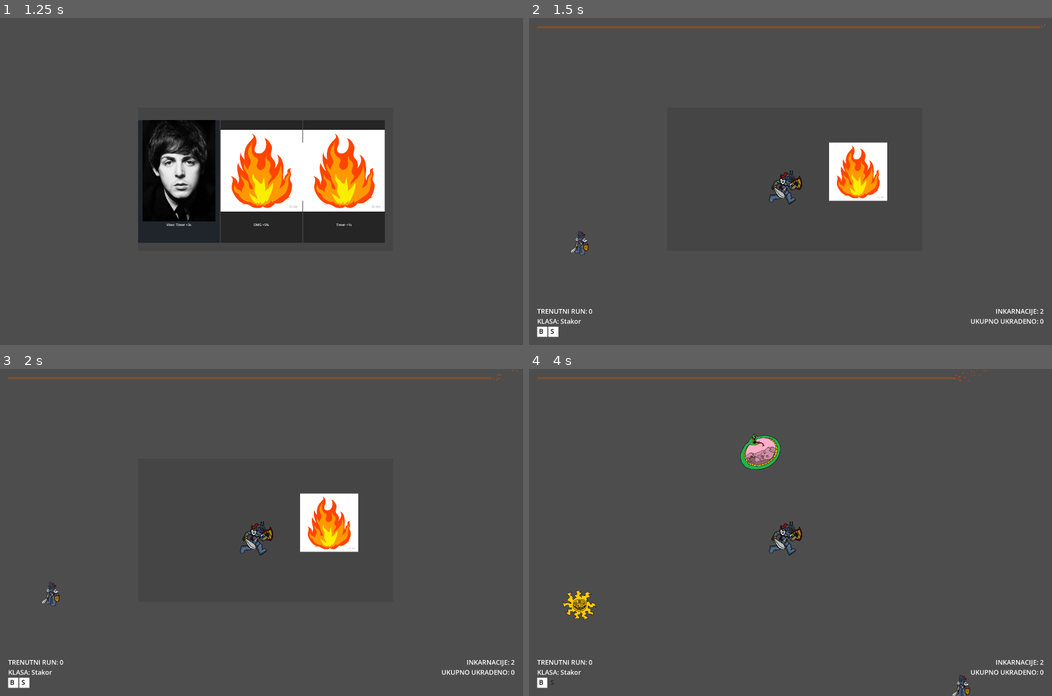
Above: before the commit, frames 1-4 (two rows, left to right).
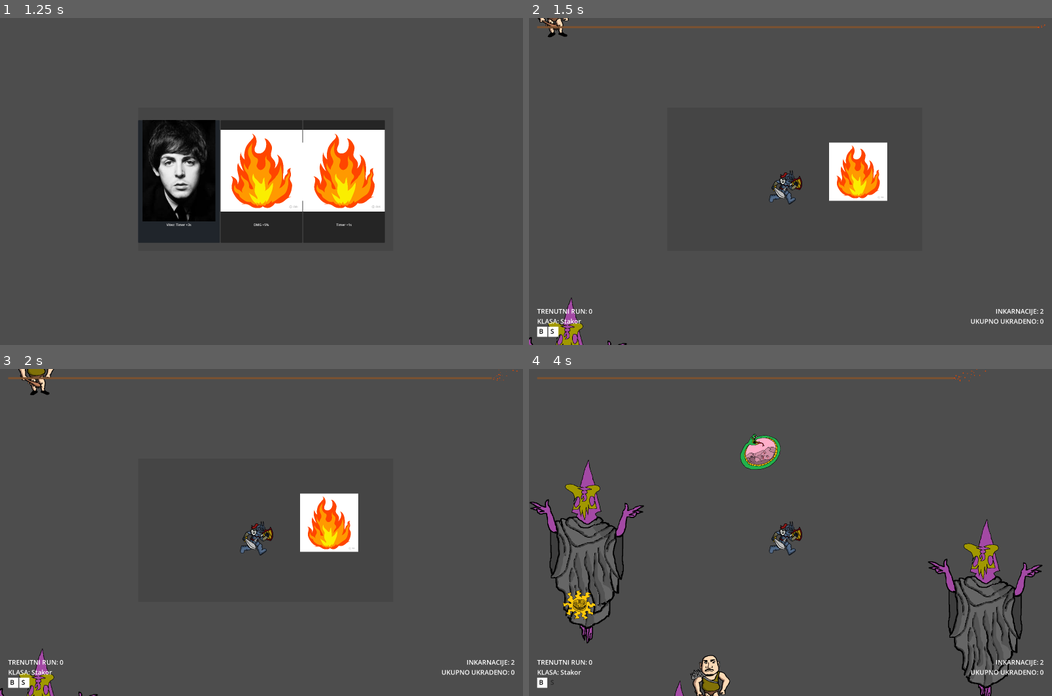
Above: after the commit, the same moments.

Repository: bornajosipovic/game_jam_algebra_26
Game: Godot game, scene res://scenes/ui/StartScreen.tscn
Two runs of this game, one before a commit and one after it. Both use one fixed random seed, a clock stepped at 60 frames per second and the inputs below. The engine's default icon, where the game draws it, is replaced by a stand-in: a white triangle on a blue panel in a dark square. Sound files missing from this copy of the repository are replaced by a short silence.
Inputs (mouse positions are in pixels of both pictures, inside the frame that each line leads up to):
- Up to frame 1 (1.25 s): click "PLAY" at 0.5 s
- Up to frame 2 (1.5 s): click (706, 181) at 1.25 s
- Up to frame 3 (2 s): no input
- Up to frame 4 (4 s): move the mouse to (905, 516) at 2.02 s; press the mouse at (905, 516) at 2.03 s; hold D (move_right) 2.03-2.78 s; move the mouse to (685, 548) at 2.77 s; release the mouse at (685, 548) at 2.78 s; hold S (move_down) 2.78-3.53 s; tap Space (special_attack) at 2.85 s; move the mouse to (842, 460) at 3.52 s; press the mouse at (842, 460) at 3.53 s; hold D (move_right) from 3.53 s (still down)

Frame 1 is identical in both runs. In frame 2, 0.7% of the frame differs, in the area x 0-19%, y 0-100%; in frame 3, 0.9%; in frame 4, 7.0%, in the area x 0-99%, y 27-100%.
Error after the commit: Cannot call method 'get_children' on a null value. (res://scripts/autoload/SpawnManager.gd:116)

Commit message:
dodani frameovi za enemyje

Diff:
--- a/project.godot
+++ b/project.godot
@@ -19,6 +19,7 @@
 
 GameManager="*uid://dlcxxaftnpigc"
 UpgradeManager="*uid://cku187p0ktset"
+SpawnManager="*uid://crfbsiw6n8er6"
 
 [display]
 
--- a/scenes/enemies/Demon.tscn
+++ b/scenes/enemies/Demon.tscn
@@ -2,9 +2,9 @@
 
 [ext_resource type="Script" uid="uid://kyrtctcee4b2" path="res://scripts/enemies/Demon.gd" id="1_heald"]
 [ext_resource type="AudioStream" uid="uid://vkl3qsims015" path="res://assets/audio/demonGetsHit.mp3" id="2_4dvkv"]
-[ext_resource type="Texture2D" uid="uid://ucgbxjj5seor" path="res://assets/animations/knight/IDLE_VITEZ_4.png" id="2_heald"]
 [ext_resource type="AudioStream" uid="uid://coo8p86fv4kbv" path="res://assets/audio/demonDie.wav" id="3_0hs7r"]
 [ext_resource type="AudioStream" uid="uid://cas1j1ud8wyg5" path="res://assets/audio/demonHits.wav" id="4_wmd5e"]
+[ext_resource type="Texture2D" uid="uid://dt6hilvnvgxsw" path="res://assets/sprites/enemies/demon_sprites_spaced.png" id="5_4dvkv"]
 
 [sub_resource type="CircleShape2D" id="CircleShape2D_i0qgb"]
 radius = 214.04906
@@ -12,36 +12,22 @@
 [sub_resource type="CircleShape2D" id="CircleShape2D_4dvkv"]
 radius = 215.11392
 
-[sub_resource type="AtlasTexture" id="AtlasTexture_f6x8y"]
-atlas = ExtResource("2_heald")
-region = Rect2(0, 0, 250, 256)
+[sub_resource type="AtlasTexture" id="AtlasTexture_0hs7r"]
+atlas = ExtResource("5_4dvkv")
+region = Rect2(0, 0, 1372, 1638)
 
-[sub_resource type="AtlasTexture" id="AtlasTexture_i0qgb"]
-atlas = ExtResource("2_heald")
-region = Rect2(250, 0, 250, 256)
-
-[sub_resource type="AtlasTexture" id="AtlasTexture_4dvkv"]
-atlas = ExtResource("2_heald")
-region = Rect2(500, 0, 250, 256)
-
-[sub_resource type="AtlasTexture" id="AtlasTexture_0hs7r"]
-atlas = ExtResource("2_heald")
-region = Rect2(750, 0, 250, 256)
+[sub_resource type="AtlasTexture" id="AtlasTexture_wmd5e"]
+atlas = ExtResource("5_4dvkv")
+region = Rect2(1372, 0, 1372, 1638)
 
 [sub_resource type="SpriteFrames" id="SpriteFrames_heald"]
 animations = [{
 "frames": [{
 "duration": 1.0,
-"texture": SubResource("AtlasTexture_f6x8y")
+"texture": SubResource("AtlasTexture_0hs7r")
 }, {
 "duration": 1.0,
-"texture": SubResource("AtlasTexture_i0qgb")
-}, {
-"duration": 1.0,
-"texture": SubResource("AtlasTexture_4dvkv")
-}, {
-"duration": 1.0,
-"texture": SubResource("AtlasTexture_0hs7r")
+"texture": SubResource("AtlasTexture_wmd5e")
 }],
 "loop": true,
 "name": &"idle",
--- a/scenes/enemies/Hooligan.tscn
+++ b/scenes/enemies/Hooligan.tscn
@@ -1,16 +1,38 @@
 [gd_scene format=3 uid="uid://bggmhuxag1rpa"]
 
 [ext_resource type="Script" uid="uid://0ek2adi0dtt0" path="res://scripts/enemies/Hooligan.gd" id="1_d0gis"]
-[ext_resource type="Texture2D" uid="uid://dxv65p6s3nk87" path="res://assets/sprites/enemies_proba/hooligan.jpg" id="2_3uax0"]
 [ext_resource type="AudioStream" uid="uid://b2heju6ov7tjq" path="res://assets/audio/bruteGetsHit.wav" id="2_hpqmx"]
 [ext_resource type="AudioStream" uid="uid://bkvbiaycdfoth" path="res://assets/audio/bruteDies.wav" id="3_6uco8"]
 [ext_resource type="AudioStream" uid="uid://g3h4ehunniro" path="res://assets/audio/bruteHits.wav" id="4_6wj6n"]
+[ext_resource type="Texture2D" uid="uid://d3pmqyv16ev3e" path="res://assets/sprites/enemies/hooligan_sprites_spaced.png" id="5_hpqmx"]
 
 [sub_resource type="CircleShape2D" id="CircleShape2D_4hgtw"]
 radius = 296.13678
 
 [sub_resource type="CircleShape2D" id="CircleShape2D_hpqmx"]
 radius = 299.22064
+
+[sub_resource type="AtlasTexture" id="AtlasTexture_6uco8"]
+atlas = ExtResource("5_hpqmx")
+region = Rect2(0, 0, 579, 546)
+
+[sub_resource type="AtlasTexture" id="AtlasTexture_6wj6n"]
+atlas = ExtResource("5_hpqmx")
+region = Rect2(579, 0, 579, 546)
+
+[sub_resource type="SpriteFrames" id="SpriteFrames_3qj4t"]
+animations = [{
+"frames": [{
+"duration": 1.0,
+"texture": SubResource("AtlasTexture_6uco8")
+}, {
+"duration": 1.0,
+"texture": SubResource("AtlasTexture_6wj6n")
+}],
+"loop": true,
+"name": &"idle",
+"speed": 5.0
+}]
 
 [node name="Hooligan" type="CharacterBody2D" unique_id=1978706943]
 script = ExtResource("1_d0gis")
@@ -31,5 +53,7 @@
 [node name="CollisionShape2D" type="CollisionShape2D" parent="Hitbox" unique_id=908105722]
 shape = SubResource("CircleShape2D_hpqmx")
 
-[node name="Sprite2D" type="Sprite2D" parent="." unique_id=1753134102]
-texture = ExtResource("2_3uax0")
+[node name="AnimatedSprite2D" type="AnimatedSprite2D" parent="." unique_id=1572064683]
+sprite_frames = SubResource("SpriteFrames_3qj4t")
+animation = &"idle"
+frame_progress = 0.6447978
--- a/scenes/enemies/bandit.tscn
+++ b/scenes/enemies/bandit.tscn
@@ -1,16 +1,57 @@
-[gd_scene format=3 uid="uid://hooxojul3ch1"]
+[gd_scene format=3 uid="uid://cym556m1xdhm0"]
 
 [ext_resource type="Script" uid="uid://dwbv8bcxfl85e" path="res://scripts/enemies/Bandit.gd" id="1_7uncx"]
 [ext_resource type="AudioStream" uid="uid://qpti2mag2n77" path="res://assets/audio/banditGetsHit.wav" id="2_6qtup"]
-[ext_resource type="Texture2D" uid="uid://djout0ipkkljf" path="res://assets/sprites/enemies_proba/bandit.png" id="2_m82jd"]
 [ext_resource type="AudioStream" uid="uid://dw5fdey5ts2ep" path="res://assets/audio/banditDies.wav" id="3_plr4w"]
 [ext_resource type="AudioStream" uid="uid://bx1l4kpe2rchc" path="res://assets/audio/banditHits.mp3" id="4_4l8nu"]
+[ext_resource type="Texture2D" uid="uid://1x70q0wcmwl2" path="res://assets/sprites/enemies/bandit_sprites_spaced.png" id="5_6qtup"]
 
 [sub_resource type="CircleShape2D" id="CircleShape2D_7e8wm"]
 radius = 147.01361
 
 [sub_resource type="CircleShape2D" id="CircleShape2D_rr0qm"]
 radius = 185.0027
+
+[sub_resource type="AtlasTexture" id="AtlasTexture_plr4w"]
+atlas = ExtResource("5_6qtup")
+region = Rect2(0, 0, 1344, 1142)
+
+[sub_resource type="AtlasTexture" id="AtlasTexture_4l8nu"]
+atlas = ExtResource("5_6qtup")
+region = Rect2(1344, 0, 1344, 1142)
+
+[sub_resource type="AtlasTexture" id="AtlasTexture_c1g78"]
+atlas = ExtResource("5_6qtup")
+region = Rect2(0, 1142, 1344, 1142)
+
+[sub_resource type="AtlasTexture" id="AtlasTexture_620m0"]
+atlas = ExtResource("5_6qtup")
+region = Rect2(1344, 1142, 1344, 1142)
+
+[sub_resource type="SpriteFrames" id="SpriteFrames_yfgmf"]
+animations = [{
+"frames": [{
+"duration": 1.0,
+"texture": SubResource("AtlasTexture_plr4w")
+}, {
+"duration": 1.0,
+"texture": SubResource("AtlasTexture_4l8nu")
+}],
+"loop": true,
+"name": &"idle",
+"speed": 5.0
+}, {
+"frames": [{
+"duration": 1.0,
+"texture": SubResource("AtlasTexture_c1g78")
+}, {
+"duration": 1.0,
+"texture": SubResource("AtlasTexture_620m0")
+}],
+"loop": true,
+"name": &"stole_points",
+"speed": 5.0
+}]
 
 [node name="Bandit" type="CharacterBody2D" unique_id=1188016375]
 script = ExtResource("1_7uncx")
@@ -31,6 +72,7 @@
 [node name="CollisionShape2D" type="CollisionShape2D" parent="Hitbox" unique_id=1577878760]
 shape = SubResource("CircleShape2D_rr0qm")
 
-[node name="Sprite2D" type="Sprite2D" parent="." unique_id=1789595975]
+[node name="AnimatedSprite2D" type="AnimatedSprite2D" parent="." unique_id=1173837660]
 scale = Vector2(0.21745749, 0.2185907)
-texture = ExtResource("2_m82jd")
+sprite_frames = SubResource("SpriteFrames_yfgmf")
+animation = &"idle"
Binary file added: assets/sprites/enemies/bandit_sprites_spaced.png
Not shown, added: assets/sprites/enemies/bandit_sprites_spaced.png.import
Binary file added: assets/sprites/enemies/demon_sprites_spaced.png
Not shown, added: assets/sprites/enemies/demon_sprites_spaced.png.import
Binary file added: assets/sprites/enemies/hooligan_sprites_spaced.png
Not shown, added: assets/sprites/enemies/hooligan_sprites_spaced.png.import
